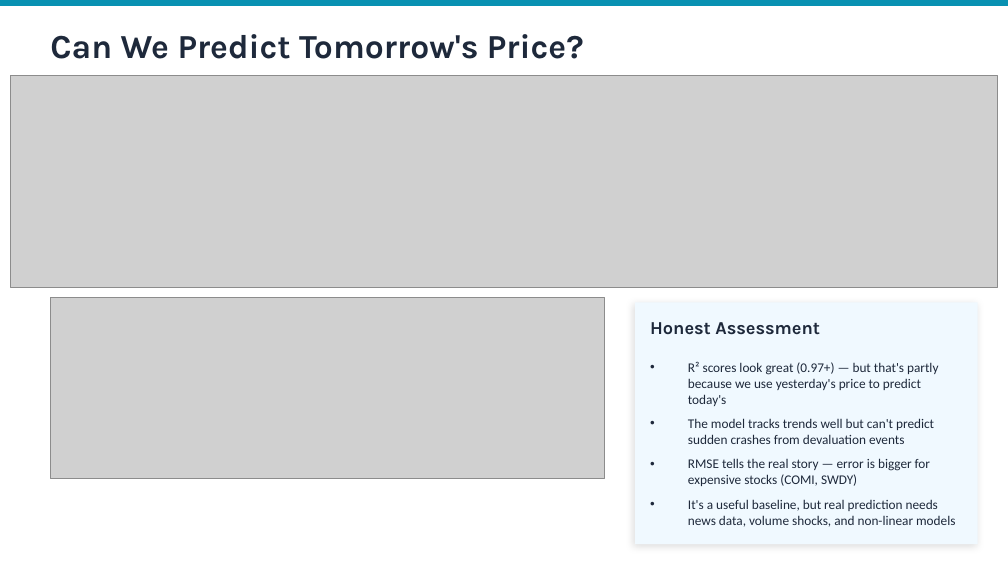
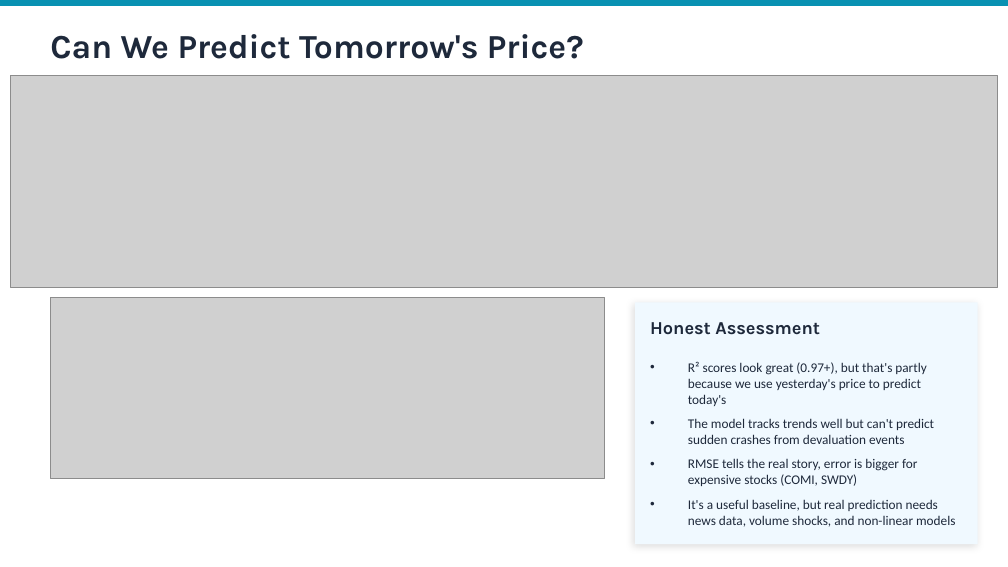
Before and after one commit to mohamedredasafan1/dataroom, a slide deck: slide 9 of EGX30_Presentation_Final.pptx. Drawn at 1008x567 pixels with LibreOffice and Linux fonts; fonts in the diff are those of the drawing; grey boxes stand for pictures. Boxes give left, top, right and bottom in pixels: in the first picture for what was removed or moved away, otherwise in the second. Text is boxed around its words. In the diff, an @@ line names an element or a change of style, - is before the commit and + after.

```diff
--- a/EGX30_Presentation_Final.pptx
+++ b/EGX30_Presentation_Final.pptx
@@ text at [688,361,926,406]: text changed @@
-• R² scores look great (0.97+) — but that's partly because we use yesterday's price to predict today's
+• R² scores look great (0.97+), but that's partly because we use yesterday's price to predict today's
@@ text at [688,458,917,486]: text changed @@
-• RMSE tells the real story — error is bigger for expensive stocks (COMI, SWDY)
+• RMSE tells the real story, error is bigger for expensive stocks (COMI, SWDY)
```
Also in this commit, not shown: 9 other slides changed.
